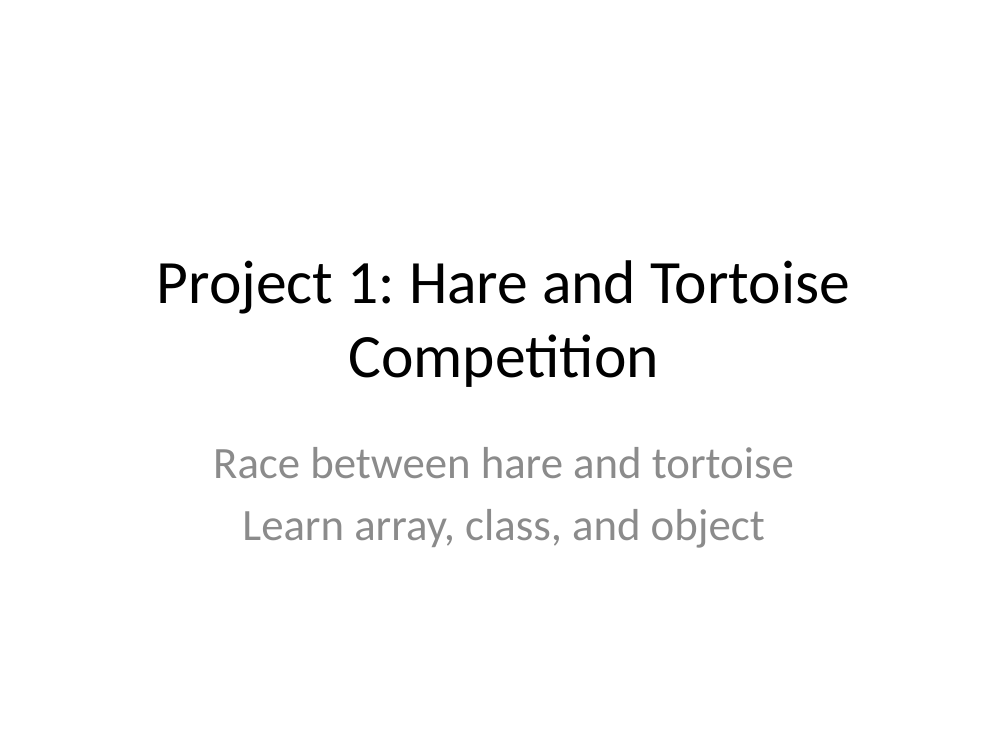
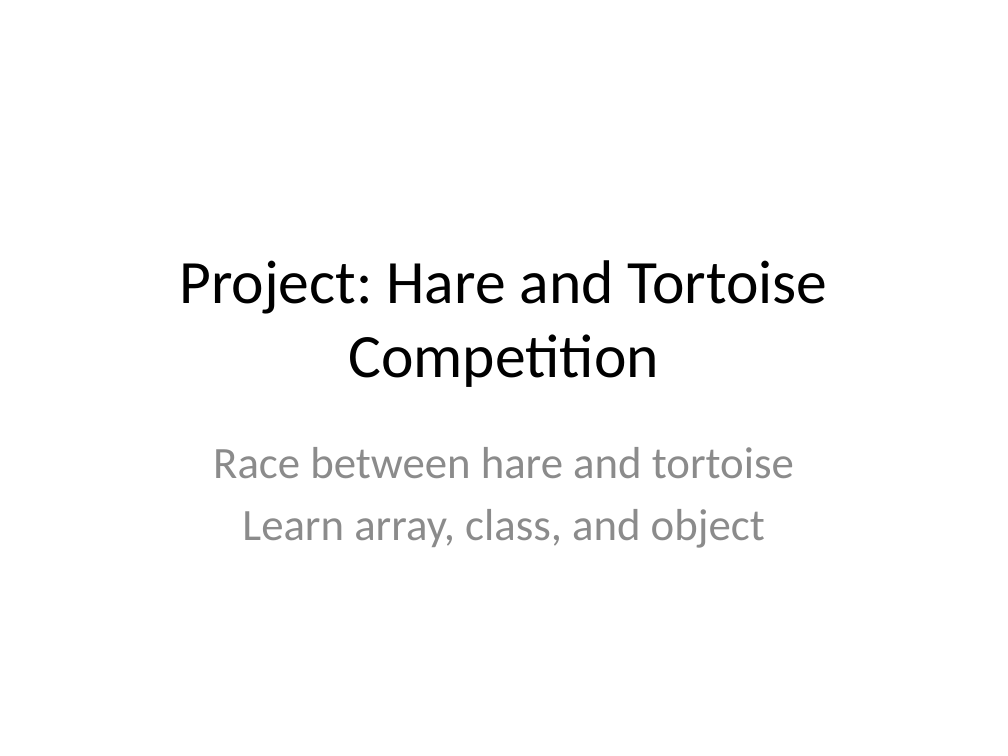
Before and after one commit to tong-yee/tong-yee.github.io, a slide deck: slide 1 of 135/projects/project3/project3_HareTortoiseCompetition.pptx. Drawn at 1008x756 pixels with LibreOffice and Linux fonts; fonts in the diff are those of the drawing. Boxes give left, top, right and bottom in pixels: in the first picture for what was removed or moved away, otherwise in the second. Text is boxed around its words. In the diff, an @@ line names an element or a change of style, - is before the commit and + after.

Commit message:
add Hare and Tortoise Competition

```diff
--- a/135/projects/project3/project3_HareTortoiseCompetition.pptx
+++ b/135/projects/project3/project3_HareTortoiseCompetition.pptx
@@ title at [179,260,828,387]: text changed @@
-Project 1: Hare and Tortoise Competition
+Project: Hare and Tortoise Competition
```
Also in this commit, not shown: 17 other slides changed, 3 slides added, 2 other files.
